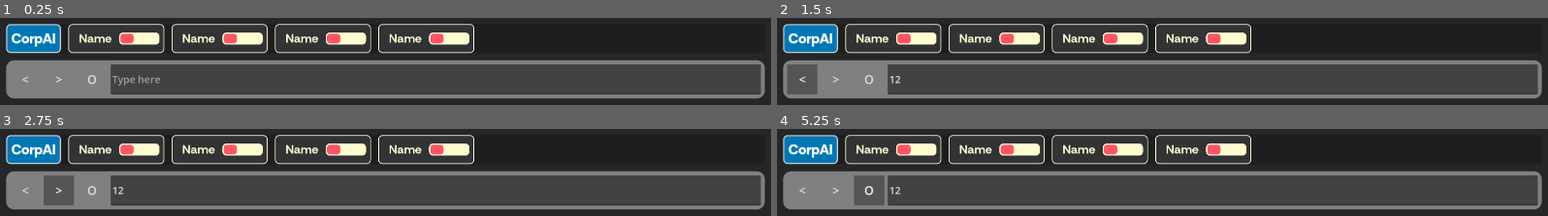
Above: before the commit, frames 1-4 (two rows, left to right).
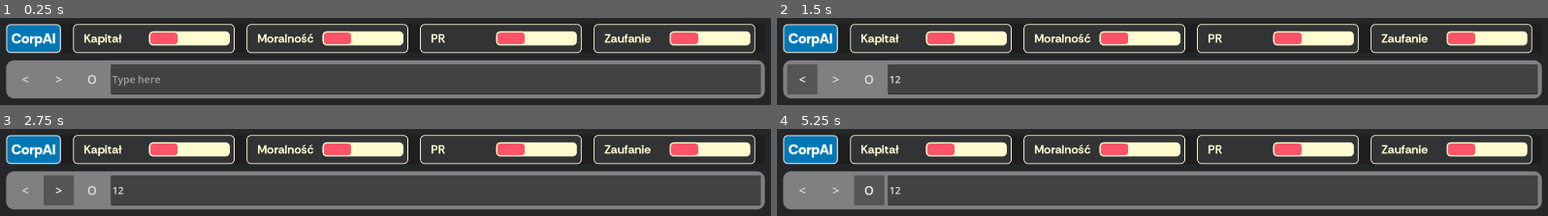
Above: after the commit, the same moments.

Repository: WITEX121/lem-jam-2026
Game: Godot game, scene res://src/MainScene.tscn
Two runs of this game, one before a commit and one after it. Both use one fixed random seed, a clock stepped at 60 frames per second and the inputs below.
Inputs (mouse positions are in pixels of both pictures, inside the frame that each line leads up to):
- Up to frame 1 (0.25 s): no input
- Up to frame 2 (1.5 s): click (1216, 79) at 0.52 s; type "12" at 0.6 s; click "<" at 1.25 s
- Up to frame 3 (2.75 s): click ">" at 2 s
- Up to frame 4 (5.25 s): click "O" at 2.75 s; click "<" at 3.5 s; click ">" at 4.25 s; click "O" at 5 s

The runs differ from the first frame. In frame 1, 13% of the frame differs, in the area x 8-98%, y 6-42%; in frame 2, 13%; in frame 3, 13%; in frame 4, 13%.

Commit message:
Prettiefied status bar further

Diff:
--- a/src/MainScene.tscn
+++ b/src/MainScene.tscn
@@ -78,32 +78,36 @@
 text = "CorpAI"
 
 [node name="Spacer" type="Control" parent="MainLayout/MarginContainer/Header/Tabs/HBoxContainer" unique_id=1669026999]
-custom_minimum_size = Vector2(10, 0)
+custom_minimum_size = Vector2(22, 0)
 layout_mode = 2
 
 [node name="Status1" parent="MainLayout/MarginContainer/Header/Tabs/HBoxContainer" unique_id=1611621822 instance=ExtResource("2_h5dix")]
 layout_mode = 2
+label_text = "Kapitał"
 
 [node name="Spacer2" type="Control" parent="MainLayout/MarginContainer/Header/Tabs/HBoxContainer" unique_id=848565961]
-custom_minimum_size = Vector2(10, 0)
+custom_minimum_size = Vector2(22, 0)
 layout_mode = 2
 
 [node name="Status2" parent="MainLayout/MarginContainer/Header/Tabs/HBoxContainer" unique_id=114805630 instance=ExtResource("2_h5dix")]
 layout_mode = 2
+label_text = "Moralność"
 
 [node name="Spacer3" type="Control" parent="MainLayout/MarginContainer/Header/Tabs/HBoxContainer" unique_id=1686073260]
-custom_minimum_size = Vector2(10, 0)
+custom_minimum_size = Vector2(22, 0)
 layout_mode = 2
 
 [node name="Status3" parent="MainLayout/MarginContainer/Header/Tabs/HBoxContainer" unique_id=1316453743 instance=ExtResource("2_h5dix")]
 layout_mode = 2
+label_text = "PR"
 
 [node name="Spacer4" type="Control" parent="MainLayout/MarginContainer/Header/Tabs/HBoxContainer" unique_id=856206409]
-custom_minimum_size = Vector2(10, 0)
+custom_minimum_size = Vector2(22, 0)
 layout_mode = 2
 
 [node name="Status4" parent="MainLayout/MarginContainer/Header/Tabs/HBoxContainer" unique_id=1715507513 instance=ExtResource("2_h5dix")]
 layout_mode = 2
+label_text = "Zaufanie"
 
 [node name="Spacer" type="Control" parent="MainLayout/MarginContainer/Header" unique_id=966978601]
 custom_minimum_size = Vector2(0, 10)
--- a/src/ui/StatusBar.tscn
+++ b/src/ui/StatusBar.tscn
@@ -35,6 +35,7 @@
 corner_radius_bottom_left = 10
 
 [node name="Status1" type="PanelContainer" unique_id=1611621822]
+custom_minimum_size = Vector2(400, 0)
 theme_override_styles/panel = SubResource("StyleBoxFlat_a782b")
 script = ExtResource("1_a782b")
 
@@ -64,8 +65,9 @@
 layout_mode = 2
 
 [node name="ProgressBar" type="ProgressBar" parent="MarginContainer/HBoxContainer" unique_id=529682812]
-custom_minimum_size = Vector2(100, 30)
+custom_minimum_size = Vector2(200, 35)
 layout_mode = 2
+size_flags_horizontal = 10
 size_flags_vertical = 4
 theme_override_styles/background = SubResource("StyleBoxFlat_m1igk")
 theme_override_styles/fill = SubResource("StyleBoxFlat_krdvv")
--- a/src/ui/status_bar.gd
+++ b/src/ui/status_bar.gd
@@ -2,6 +2,14 @@
 
 @onready var progress_bar = $MarginContainer/HBoxContainer/ProgressBar
 @onready var progress_bar_stylebox: StyleBoxFlat = progress_bar.get_theme_stylebox("fill")
+@onready var label = $MarginContainer/HBoxContainer/Label
+
+@export var label_text: String = ""
+
+
+func _ready() -> void:
+	label.text = label_text
+
 
 func _on_progress_bar_value_changed(value: float) -> void:
 	progress_bar_stylebox.bg_color = Color(1, 1, value/100)
